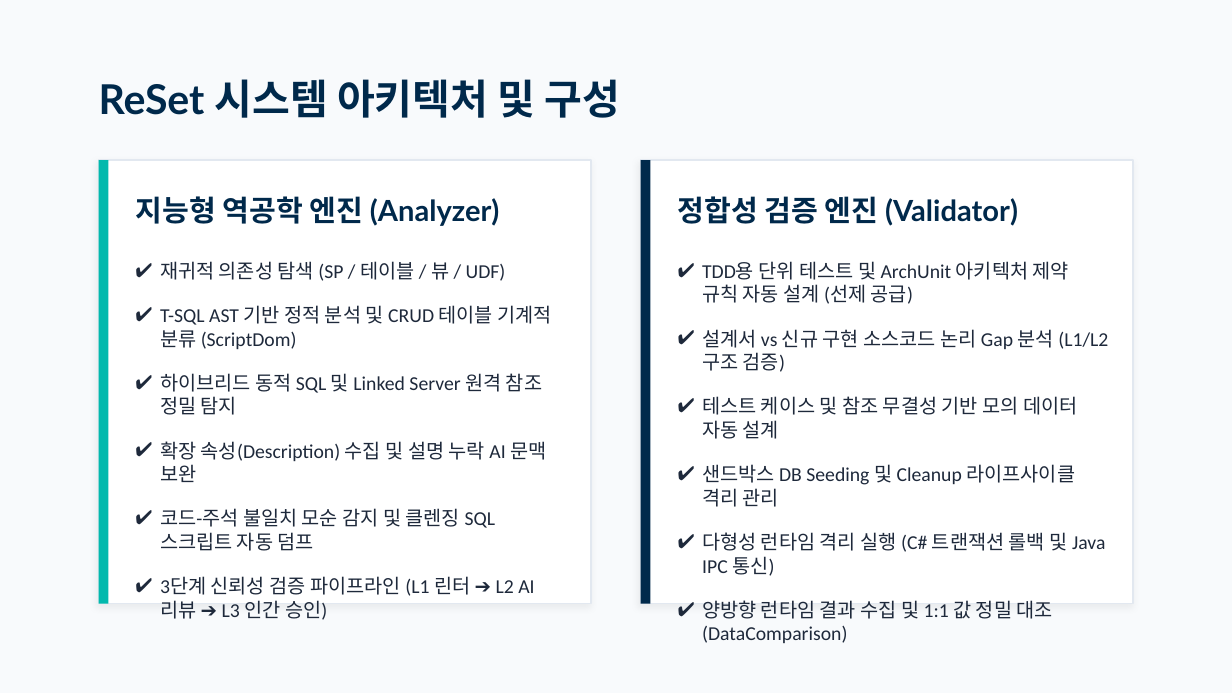
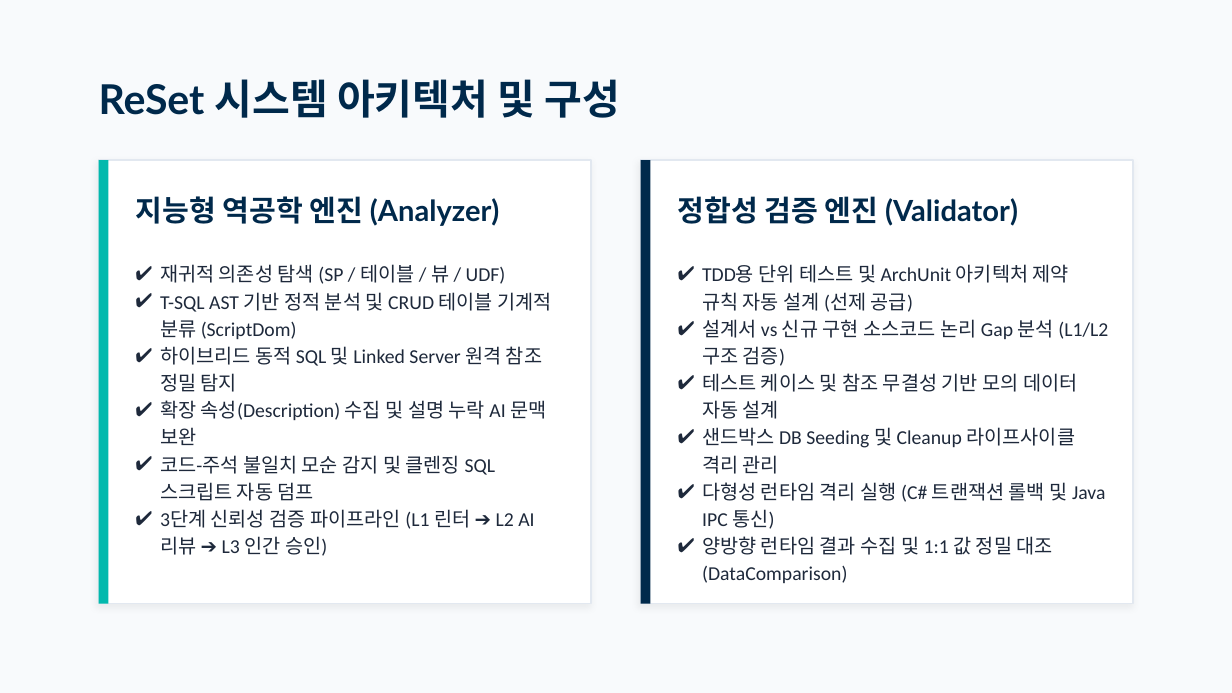
Before and after one commit to moondae815/ReSet, a slide deck: slide 3 of docs/ReSet_Presentation.pptx. Drawn at 1232x693 pixels with LibreOffice and Linux fonts; fonts in the diff are those of the drawing. Boxes give left, top, right and bottom in pixels: in the first picture for what was removed or moved away, otherwise in the second. Text is boxed around its words. In the diff, an @@ line names an element or a change of style, - is before the commit and + after.

Commit message:
docs: ReSet_Presentation.pptx 파일 업데이트

```diff
--- a/docs/ReSet_Presentation.pptx
+++ b/docs/ReSet_Presentation.pptx
@@ text "재귀적 의존성 탐색 (SP / ..." at bbox=[160, 264, 551, 556]: line spacing 1 to 1.15; less space between paragraphs @@
@@ text "TDD용 단위 테스트 및 ArchUnit ..." at bbox=[702, 264, 1108, 555]: line spacing 1 to 1.15; less space between paragraphs @@
```
Also in this commit, not shown: 1 other slide changed.
